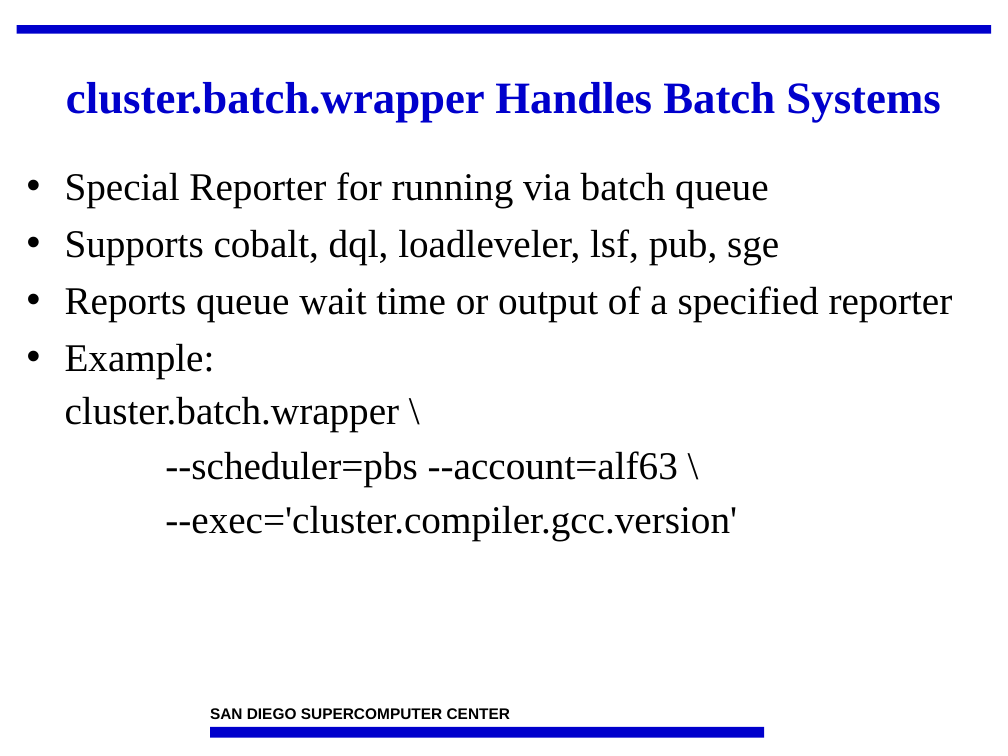
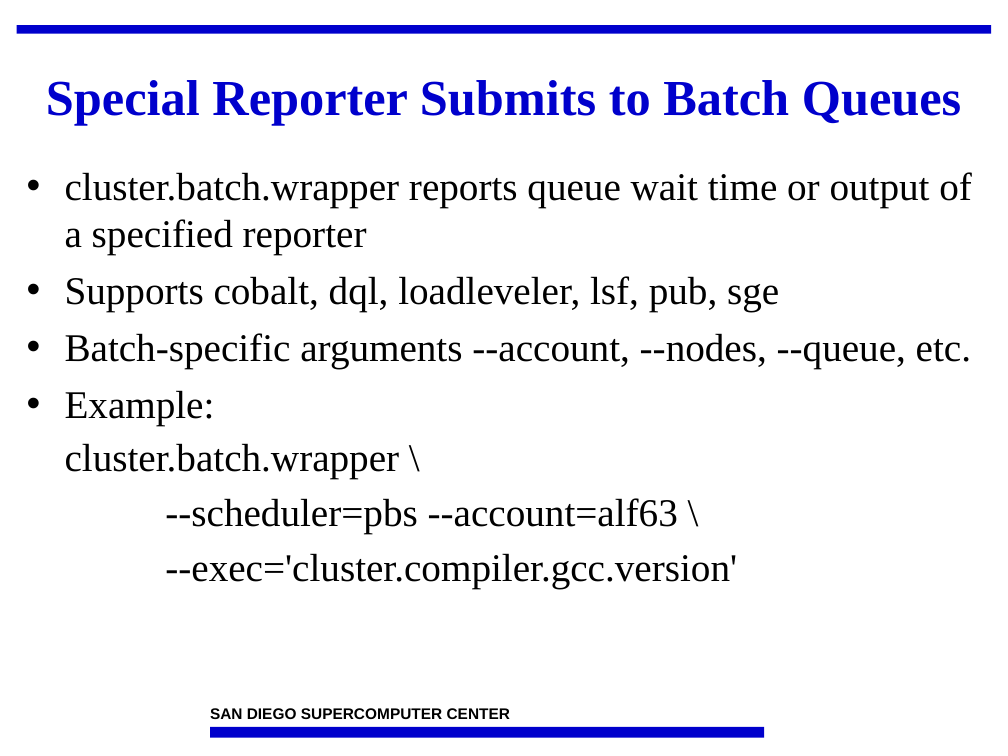
Before and after one commit to IncaProject/inca-xsede, a slide deck: slide 34 of talks/2008workshop/incaReporters.ppt. Drawn at 1008x756 pixels with LibreOffice and Linux fonts; fonts in the diff are those of the drawing; background and template pictures are left out. Boxes give left, top, right and bottom in pixels: in the first picture for what was removed or moved away, otherwise in the second. Text is boxed around its words. In the diff, an @@ line names an element or a change of style, - is before the commit and + after.

```diff
--- a/talks/2008workshop/incaReporters.ppt
+++ b/talks/2008workshop/incaReporters.ppt
@@ title at (46,80,961,126): text changed; size 32 to 36 pt @@
-cluster.batch.wrapper Handles Batch Systems
+Special Reporter Submits to Batch Queues
@@ text at (65,172,972,255): text changed @@
-• Special Reporter for running via batch queue
+• cluster.batch.wrapper reports queue wait time or output of a specified reporter
@@ text at (65,333,971,369): text changed @@
-• Reports queue wait time or output of a specified reporter
+• Batch-specific arguments --account, --nodes, --queue, etc.
```
Also in this commit, not shown: 5 other slides changed, 1 slide added.
